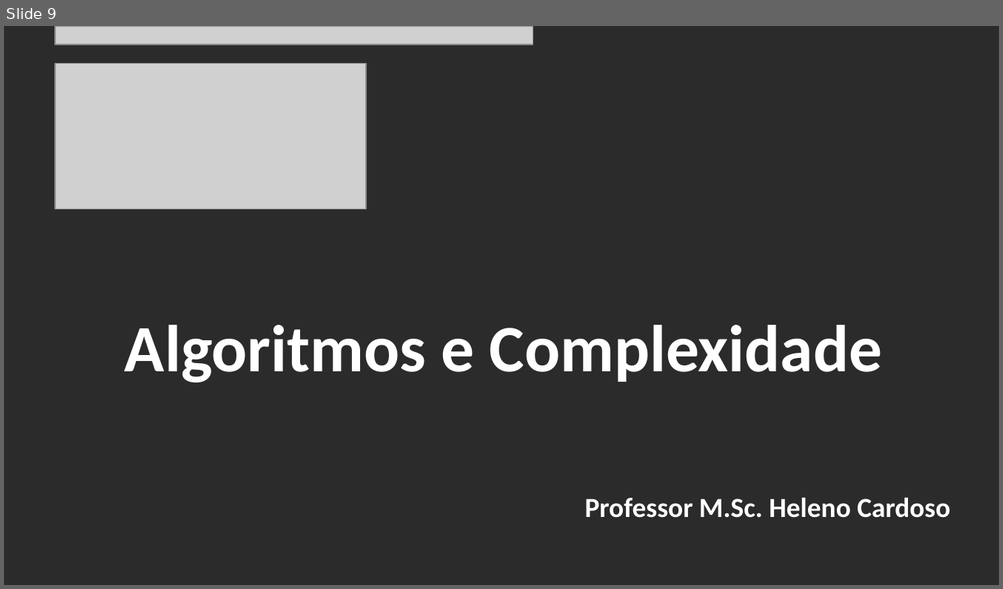
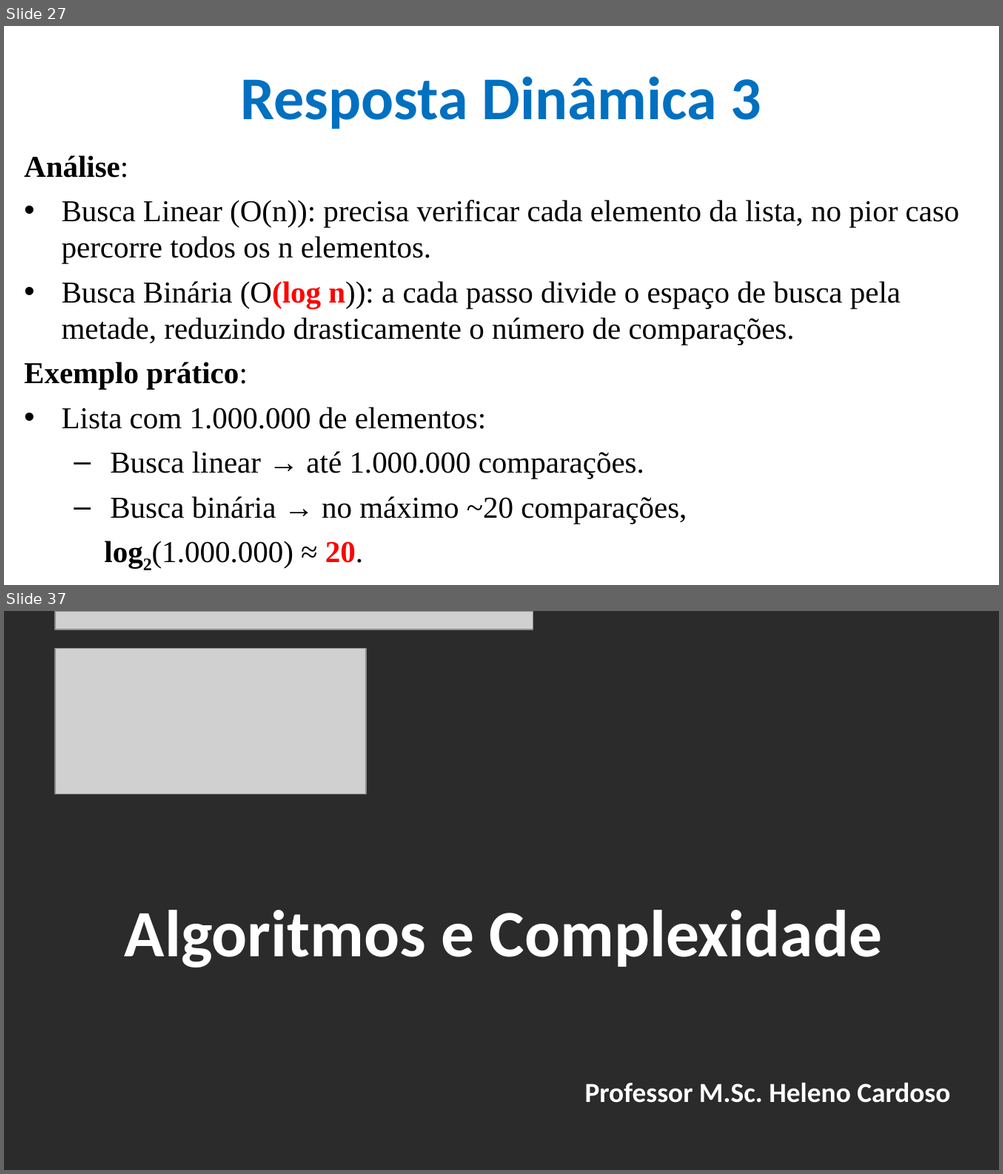
Before and after one commit to CloudEducationBrazil/WydenAlgoritmosEComplexidade, a slide deck: 01 Classes/Aula 05 - Algoritmos e Complexidade - Notação O e Função O.pptx. Shown one above the other, each under a label of ours: slide 9 before the commit, slides 27 and 37 after it; the slides between them are not shown. The pictures are 1003x589 and 1003x1174 pixels, drawn with LibreOffice and Linux fonts; fonts in the diff are those of the drawing; grey boxes stand for pictures; background and template pictures are left out; a plain dark background stands for a picture behind light text. Boxes give left, top, right and bottom in pixels: in the first picture for what was removed or moved away, otherwise in the second. Text is boxed around its words. In the diff, an @@ line names an element or a change of style, - is before the commit and + after.

```diff
--- a/01 Classes/Aula 05 - Algoritmos e Complexidade - Notação O e Função O.pptx
+++ b/01 Classes/Aula 05 - Algoritmos e Complexidade - Notação O e Função O.pptx
@@ slide 27 added at [4, 26, 999, 585], background picture (left out) @@
@@ title added at [241, 76, 762, 129], 44 pt, text #0070C0, bold @@
+Resposta Dinâmica 3
@@ text added at [24, 156, 959, 568], 22 pt, text #000000 @@
+Análise:
+• Busca Linear (O(n)): precisa verificar cada elemento da lista, no pior caso percorre todos os n elementos.
+• Busca Binária (O(log n)): a cada passo divide o espaço de busca pela metade, reduzindo drasticamente o número de comparações.
+Exemplo prático:
+• Lista com 1.000.000 de elementos:
+  – Busca linear → até 1.000.000 comparações.
+  – Busca binária → no máximo ~20 comparações,
+  log2(1.000.000) ≈ 20.
@@ what was slide 9 is now slide 37 @@
```
Also in this commit, not shown: 6 slides changed, 27 other slides added, 5 other files.
